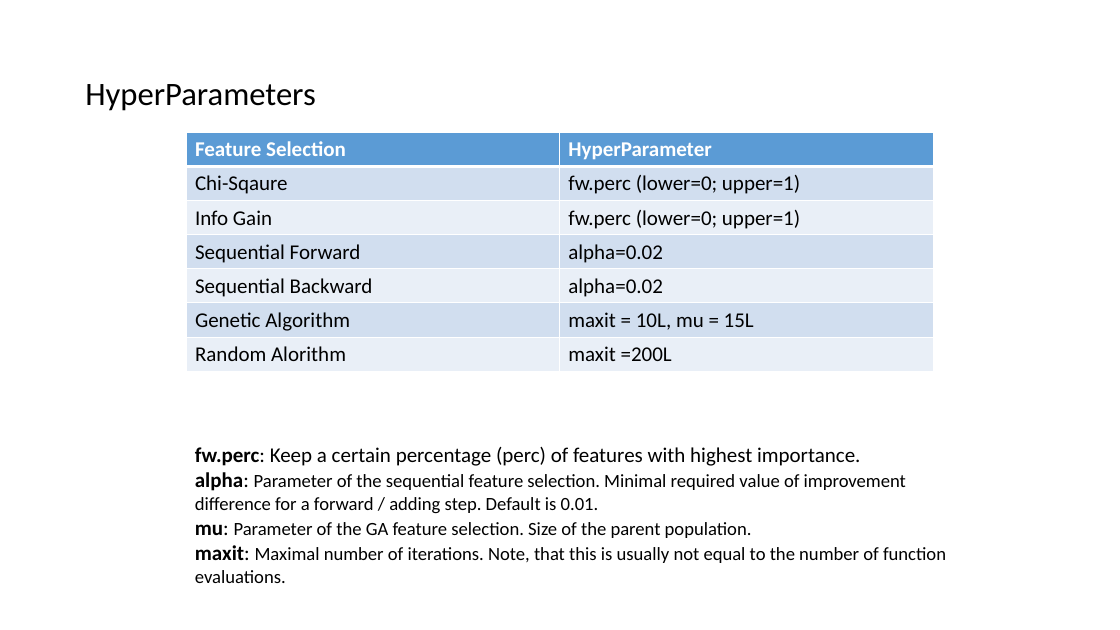
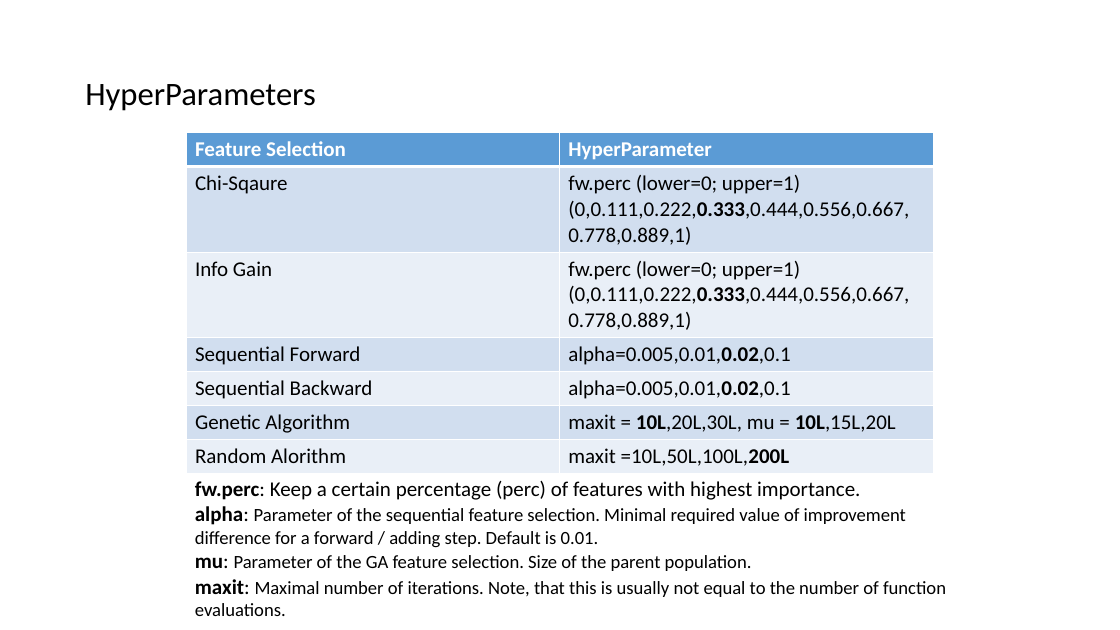
Before and after one commit to AtrayeeNeog/Cardio-Classifier-HIWi, a slide deck: slide 8 of Reports/Final.pptx. Drawn at 1120x630 pixels with LibreOffice and Linux fonts; fonts in the diff are those of the drawing. Boxes give left, top, right and bottom in pixels: in the first picture for what was removed or moved away, otherwise in the second. Text is boxed around its words. In the diff, an @@ line names an element or a change of style, - is before the commit and + after.

```diff
--- a/Reports/Final.pptx
+++ b/Reports/Final.pptx
@@ table at (x1=187, y1=133, x2=933, y2=471) @@
-row 2, column 2: fw.perc (lower=0; upper=1)
+row 2, column 2: fw.perc (lower=0; upper=1) / (0,0.111,0.222,0.333,0.444,0.556,0.667, 0.778,0.889,1)
-row 3, column 2: fw.perc (lower=0; upper=1)
+row 3, column 2: fw.perc (lower=0; upper=1) / (0,0.111,0.222,0.333,0.444,0.556,0.667, 0.778,0.889,1)
-row 4, column 2: alpha=0.02
+row 4, column 2: alpha=0.005,0.01,0.02,0.1
-row 5, column 2: alpha=0.02
+row 5, column 2: alpha=0.005,0.01,0.02,0.1
-row 6, column 2: maxit = 10L, mu = 15L
+row 6, column 2: maxit = 10L,20L,30L, mu = 10L,15L,20L
-row 7, column 2: maxit =200L
+row 7, column 2: maxit =10L,50L,100L,200L
@@ text "fw.perc: Keep a certain percentage ..." moved from (x1=195, y1=447, x2=946, y2=583) to (x1=195, y1=481, x2=946, y2=616) @@
```
Also in this commit, not shown: 4 other files.
